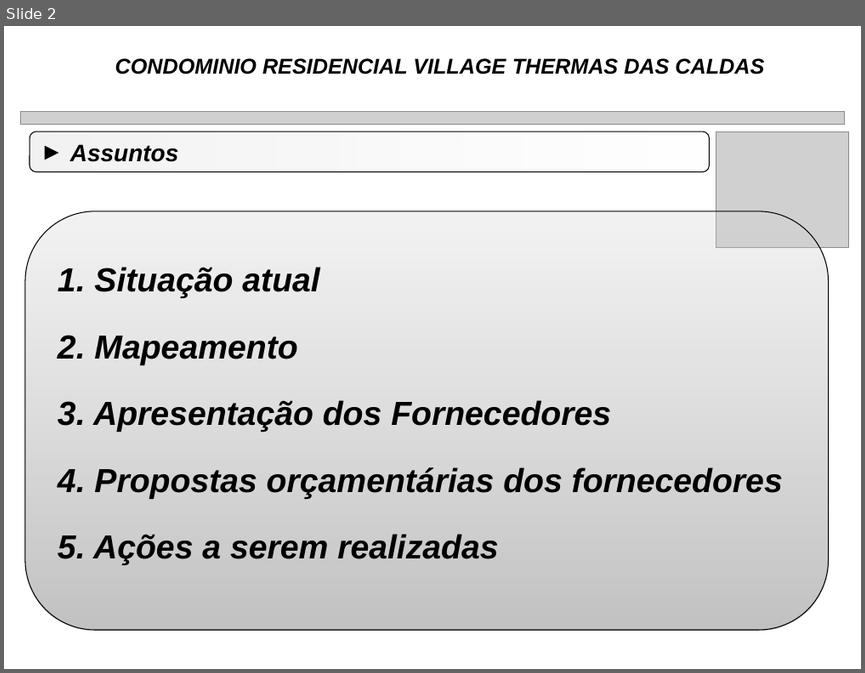
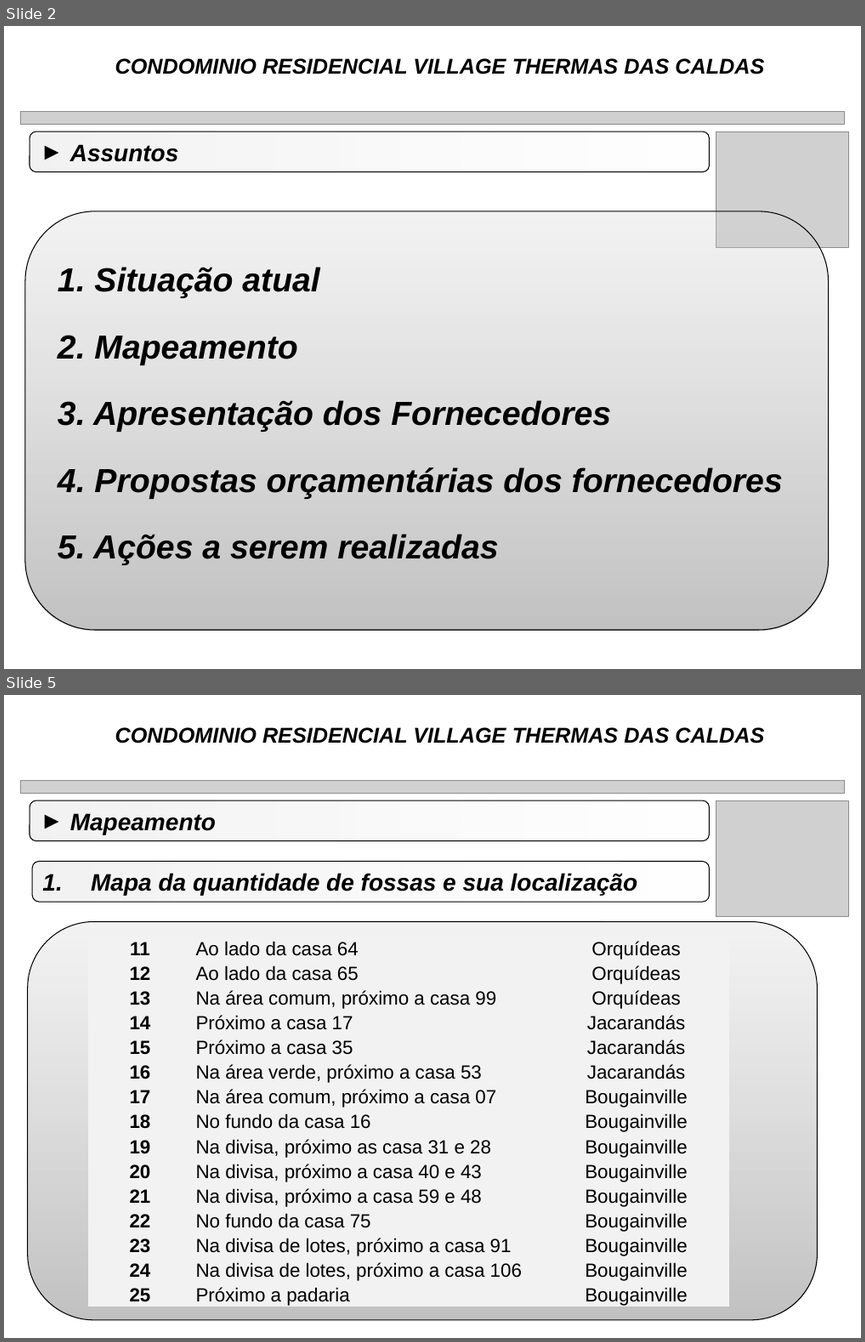
Before and after one commit to rwlc71/Village, a slide deck: Manutenção Village/FossaSepticas.pptx. Shown one above the other, each under a label of ours: slide 2 before the commit, slides 2 and 5 after it; the slides between them are not shown. The pictures are 865x673 and 865x1342 pixels, drawn with LibreOffice and Linux fonts; fonts in the diff are those of the drawing; grey boxes stand for pictures. Boxes give left, top, right and bottom in pixels: in the first picture for what was removed or moved away, otherwise in the second. Text is boxed around its words. In the diff, an @@ line names an element or a change of style, - is before the commit and + after.

```diff
--- a/Manutenção Village/FossaSepticas.pptx
+++ b/Manutenção Village/FossaSepticas.pptx
@@ slide 5 added at (x1=4, y1=695, x2=861, y2=1338), background #FFFFFF @@
@@ text added at (x1=115, y1=727, x2=764, y2=743), 18 pt, text #000000, bold, italic @@
+CONDOMINIO RESIDENCIAL VILLAGE THERMAS DAS CALDAS
@@ picture added at (x1=21, y1=780, x2=845, y2=794) @@
@@ rounded rectangle added at (x1=30, y1=800, x2=710, y2=840), fill gradient #EAEAEA to #FFFFFF, outline #000000 0.75 pt, 20 pt, text #000000, bold, italic @@
+► Mapeamento
@@ picture added at (x1=716, y1=800, x2=849, y2=916) @@
@@ rounded rectangle added at (x1=32, y1=862, x2=710, y2=902), fill gradient #EAEAEA to #FFFFFF, outline #000000 0.75 pt, 20 pt, text #000000, bold, italic @@
+1. Mapa da quantidade de fossas e sua localização
@@ rounded rectangle added at (x1=28, y1=921, x2=817, y2=1320), fill gradient #D9D9D9 to #9B9B9B, outline #000000 0.75 pt @@
@@ table added at (x1=88, y1=936, x2=729, y2=1309), 15 rows, 3 columns @@
+11 | Ao lado da casa 64 | Orquídeas
+12 | Ao lado da casa 65 | Orquídeas
+13 | Na área comum, próximo a casa 99 | Orquídeas
+14 | Próximo a casa 17 | Jacarandás
+15 | Próximo a casa 35 | Jacarandás
+16 | Na área verde, próximo a casa 53 | Jacarandás
+17 | Na área comum, próximo a casa 07 | Bougainville
+18 | No fundo da casa 16 | Bougainville
+19 | Na divisa, próximo as casa 31 e 28 | Bougainville
+20 | Na divisa, próximo a casa 40 e 43 | Bougainville
+21 | Na divisa, próximo a casa 59 e 48 | Bougainville
+22 | No fundo da casa 75 | Bougainville
+23 | Na divisa de lotes, próximo a casa 91 | Bougainville
+24 | Na divisa de lotes, próximo a casa 106 | Bougainville
+25 | Próximo a padaria | Bougainville
```
Also in this commit, not shown: 12 slides changed, 7 other slides added, 2 other files.
